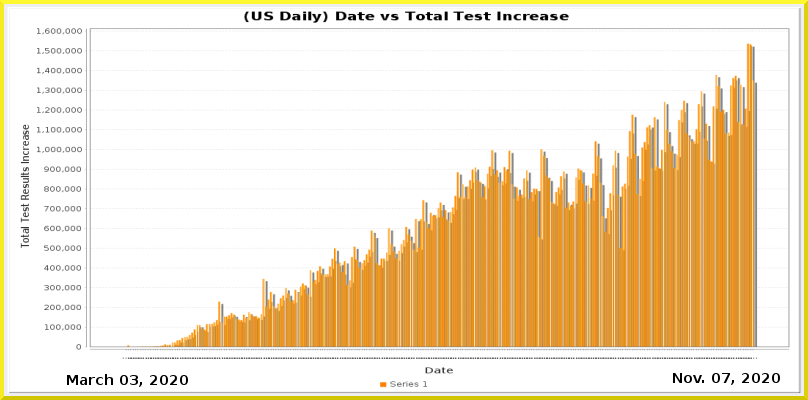
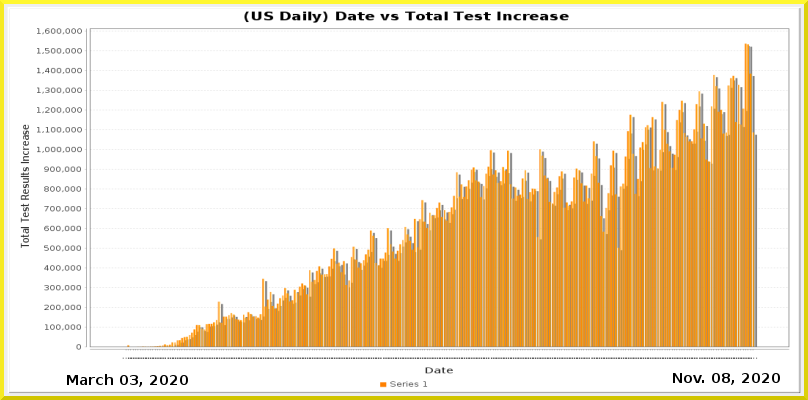
Before/after of a 808 × 400 layered artwork. What changed in the layer stack:
painted on "Current Date" over [722, 373, 730, 383]
painted on "Date_vs_TestIncrease.png" over [127, 43, 758, 359]
